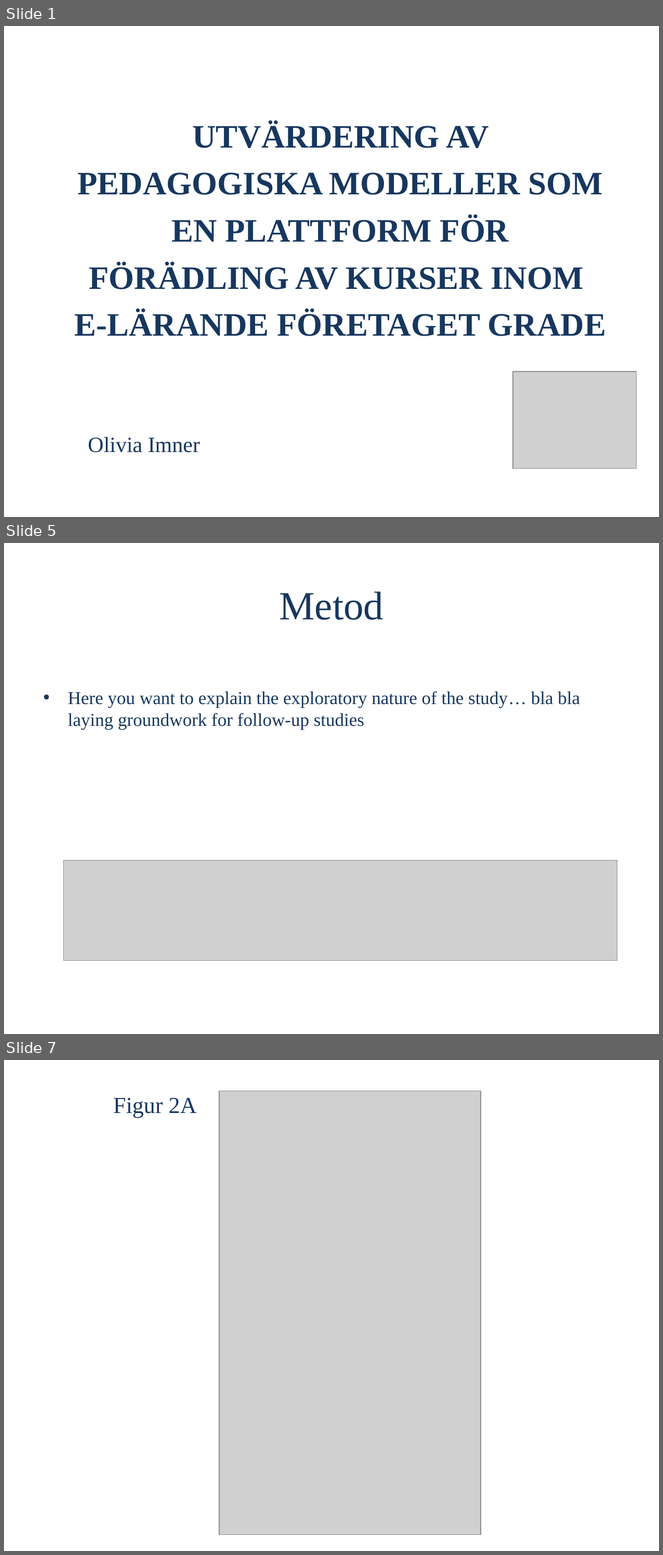
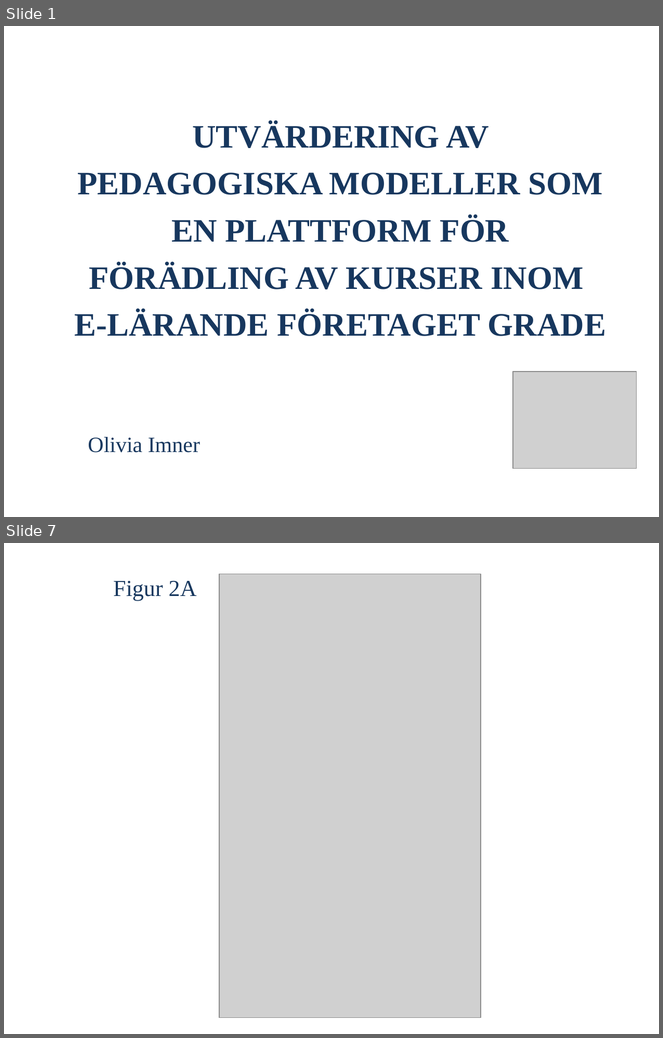
Before and after one commit to OliviaImner/thesis_document, a slide deck: Thesis/Presentation.pptx. Shown one above the other, each under a label of ours: slides 1, 5 and 7 before the commit, slides 1 and 7 after it; the slides between them are not shown. The pictures are 663x1555 and 663x1038 pixels, drawn with LibreOffice and Linux fonts; fonts in the diff are those of the drawing; grey boxes stand for pictures. Boxes give left, top, right and bottom in pixels: in the first picture for what was removed or moved away, otherwise in the second. Text is boxed around its words. In the diff, an @@ line names an element or a change of style, - is before the commit and + after.

```diff
--- a/Thesis/Presentation.pptx
+++ b/Thesis/Presentation.pptx
@@ slide 5 removed at <box>4,543,659,1034</box>, background #FFFFFF @@
@@ title removed at <box>279,591,384,620</box> @@
-Metod
@@ text removed at <box>68,691,580,730</box> @@
-• Here you want to explain the exploratory nature of the study… bla bla laying groundwork for follow-up studies
@@ picture removed at <box>64,860,618,961</box> @@
```
Also in this commit, not shown: 6 slides changed, 5 slides added, 4 other slides removed.
